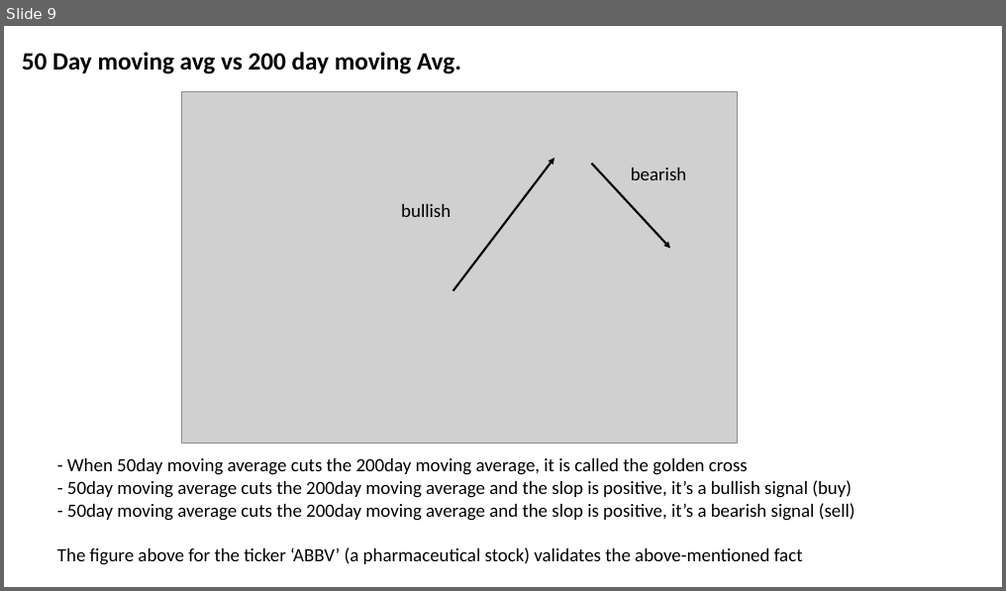
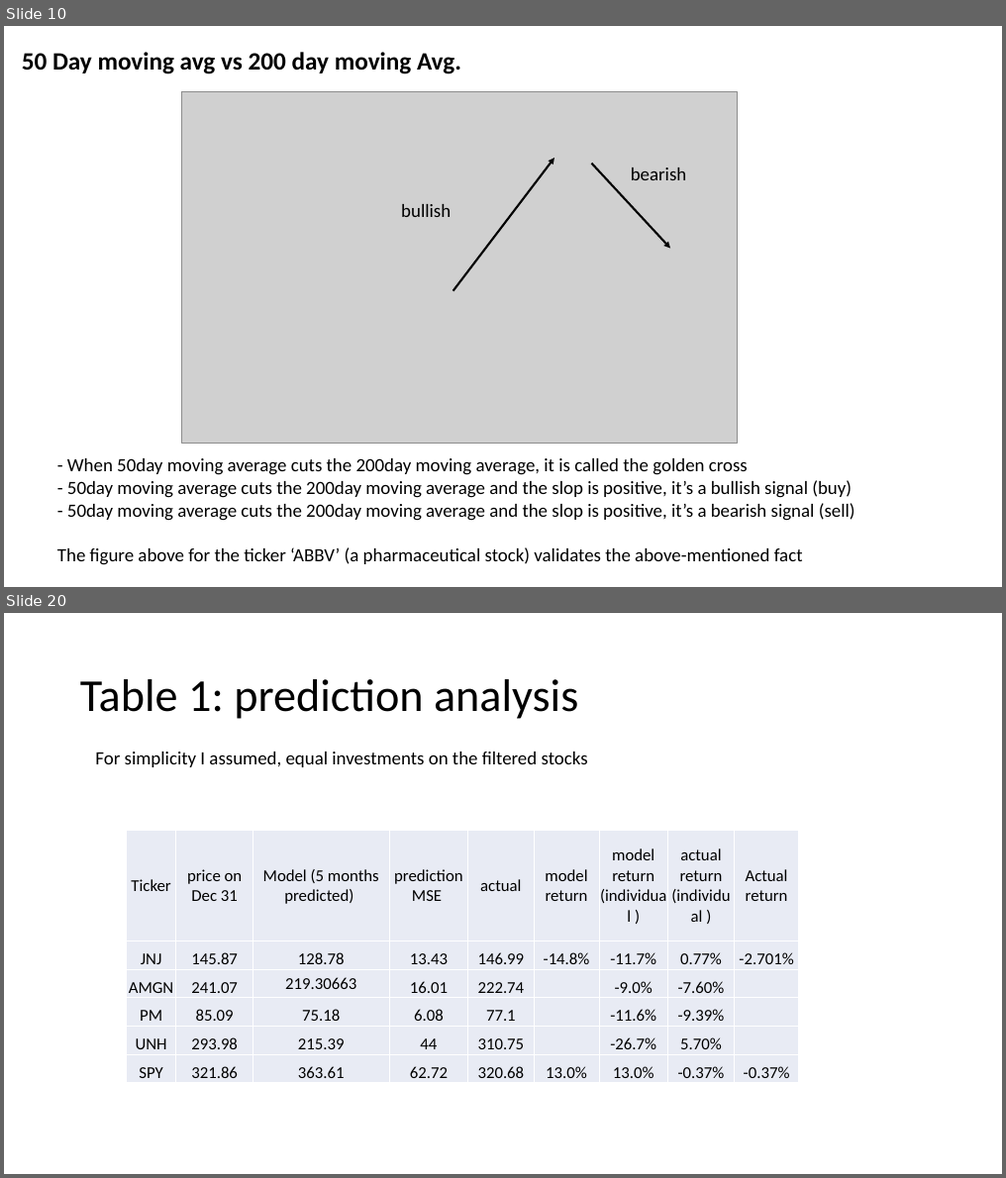
Before and after one commit to rashuvro/Data_science_journey, a slide deck: springboard/capstone 2/capstone 2 slides.pptx. Shown one above the other, each under a label of ours: slide 9 before the commit, slides 10 and 20 after it; the slides between them are not shown. The pictures are 1006x591 and 1006x1178 pixels, drawn with LibreOffice and Linux fonts; fonts in the diff are those of the drawing; grey boxes stand for pictures. Boxes give left, top, right and bottom in pixels: in the first picture for what was removed or moved away, otherwise in the second. Text is boxed around its words. In the diff, an @@ line names an element or a change of style, - is before the commit and + after.

```diff
--- a/springboard/capstone 2/capstone 2 slides.pptx
+++ b/springboard/capstone 2/capstone 2 slides.pptx
@@ slide 20 added at (x1=4, y1=613, x2=1002, y2=1174), background #FFFFFF @@
@@ title added at (x1=80, y1=679, x2=578, y2=719), 44 pt, text #000000 @@
+Table 1: prediction analysis
@@ text added at (x1=95, y1=752, x2=588, y2=767), 18 pt, text #000000 @@
+For simplicity I assumed, equal investments on the filtered stocks
@@ table added at (x1=126, y1=830, x2=801, y2=1083), 6 rows, 9 columns @@
+Ticker | price on Dec 31 | Model (5 months predicted) | prediction MSE | actual | model return | model return (individual ) | actual return (individual ) | Actual return
+JNJ | 145.87 | 128.78 | 13.43 | 146.99 | -14.8% | -11.7% | 0.77% | -2.701%
+AMGN | 241.07 | 219.30663 | 16.01 | 222.74 |  | -9.0% | -7.60% | 
+PM | 85.09 | 75.18 | 6.08 | 77.1 |  | -11.6% | -9.39% | 
+UNH | 293.98 | 215.39 | 44 | 310.75 |  | -26.7% | 5.70% | 
+SPY | 321.86 | 363.61 | 62.72 | 320.68 | 13.0% | 13.0% | -0.37% | -0.37%
@@ what was slide 9 is now slide 10 @@
```
Also in this commit, not shown: 1 slide changed, 12 other slides added, 3 other files.
